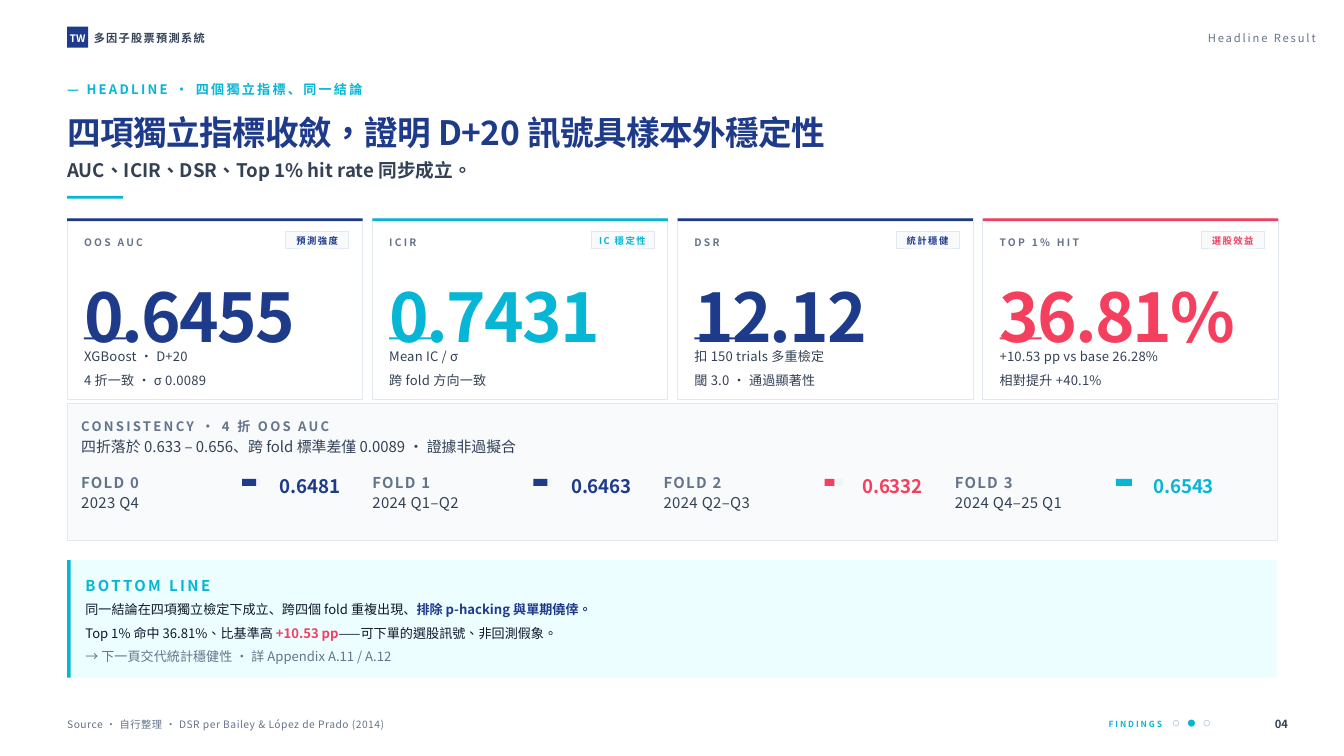
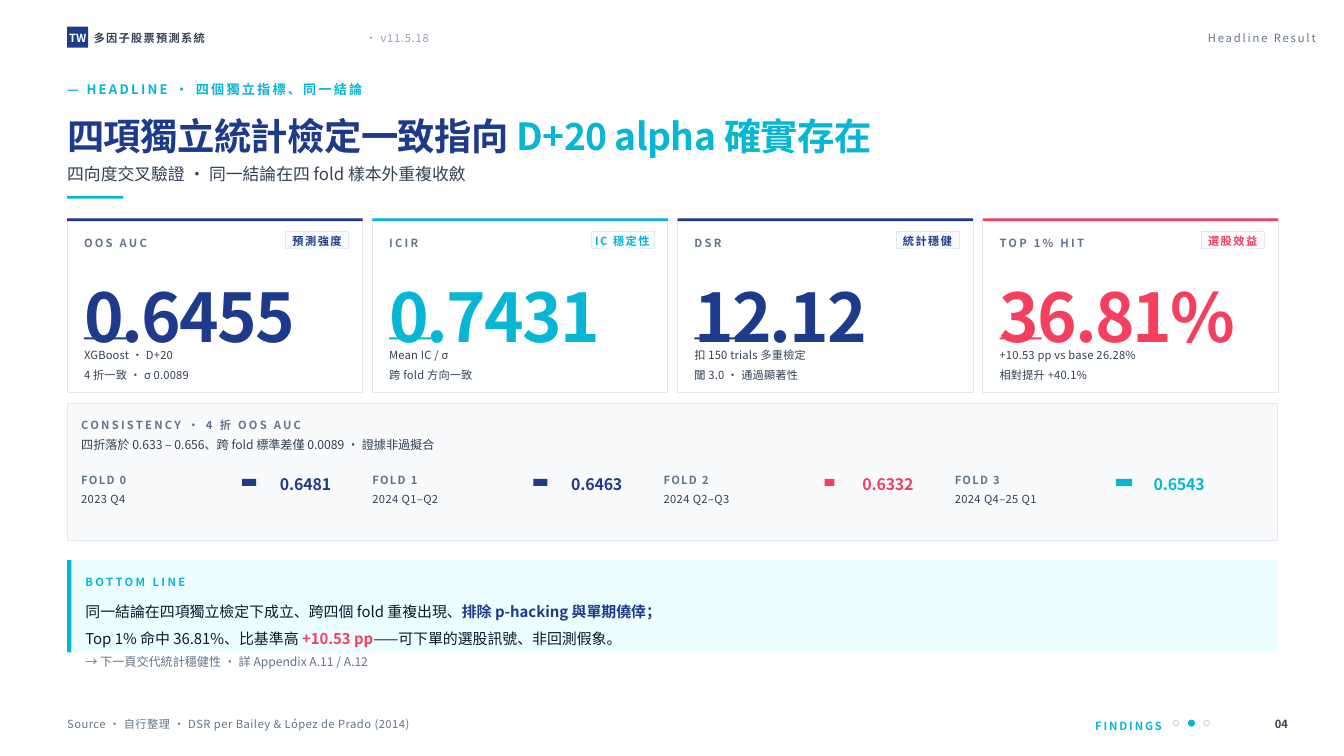
Before and after one commit to andychen050229-cell/taiwan-stock-multifactor, a slide deck: slide 4 of 台股多因子預測系統_v11.5.18_課堂簡報.pptx. Drawn at 1344x756 pixels with LibreOffice and Linux fonts; fonts in the diff are those of the drawing. Boxes give left, top, right and bottom in pixels: in the first picture for what was removed or moved away, otherwise in the second. Text is boxed around its words. In the diff, an @@ line names an element or a change of style, - is before the commit and + after.

```diff
--- a/台股多因子預測系統_v11.5.18_課堂簡報.pptx
+++ b/台股多因子預測系統_v11.5.18_課堂簡報.pptx
@@ size 11 to 12 pt, font Noto Sans CJK SC to Noto Sans CJK TC in 6 elements at (84, 238, 147, 247), (389, 238, 418, 247), (694, 238, 721, 247), (1000, 238, 1084, 247), (67, 718, 410, 731), (69, 33, 86, 42) @@
@@ text added at (381, 34, 429, 42), 12 pt, text #94A3B8 @@
+· v11.5.18
@@ text at (67, 118, 872, 182): text changed; size 20 to 40 pt; font Noto Sans CJK SC to Noto Sans CJK TC @@
-四項獨立指標收斂，證明 D+20 訊號具樣本外穩定性
-AUC、ICIR、DSR、Top 1% hit rate 同步成立。
+四項獨立統計檢定一致指向 D+20 alpha 確實存在
+四向度交叉驗證 · 同一結論在四 fold 樣本外重複收斂
@@ rectangle: place and size @@
-rectangle at (67, 218, 363, 399)
+rectangle at (67, 218, 363, 392)
@@ rectangle: place and size @@
-rectangle at (372, 218, 668, 399)
+rectangle at (372, 218, 668, 392)
@@ rectangle: place and size @@
-rectangle at (677, 218, 973, 399)
+rectangle at (677, 218, 973, 392)
@@ rectangle: place and size @@
-rectangle at (982, 218, 1278, 399)
+rectangle at (982, 218, 1278, 392)
@@ size 10 to 12 pt, font Noto Sans CJK SC to Noto Sans CJK TC in 4 elements at (292, 235, 341, 246), (595, 235, 649, 246), (903, 233, 952, 248), (1208, 235, 1257, 246) @@
@@ font Noto Sans CJK SC to Noto Sans CJK TC in 5 elements at (87, 83, 362, 96), (84, 291, 295, 358), (389, 291, 600, 358), (694, 291, 867, 358), (1000, 291, 1236, 358) @@
@@ size 14 to 12 pt, font Noto Sans CJK SC to Noto Sans CJK TC in 5 elements at (84, 350, 189, 380), (389, 350, 472, 380), (694, 349, 806, 383), (1000, 350, 1135, 362), (81, 419, 301, 430) @@
@@ text "四折落於 0.633 – 0.656、跨 fold ..." at (81, 439, 435, 450): size 16 to 13 pt, font Noto Sans CJK SC to Noto Sans CJK TC @@
@@ size 16 to 12 pt, font Noto Sans CJK SC to Noto Sans CJK TC in 9 elements at (85, 577, 186, 586), (81, 494, 125, 505), (955, 494, 1037, 505), (372, 494, 439, 505), (664, 494, 730, 505), (81, 475, 127, 484), (372, 475, 418, 484), (664, 475, 709, 484), (955, 475, 1000, 484) @@
@@ size 20 to 17 pt, font Noto Sans CJK SC to Noto Sans CJK TC in 4 elements at (280, 478, 331, 490), (571, 478, 622, 490), (862, 478, 913, 490), (1154, 478, 1205, 491) @@
@@ rectangle: place and size @@
-rectangle at (67, 560, 1277, 677)
+rectangle at (67, 560, 1277, 653)
@@ rectangle: place and size @@
-rectangle at (67, 560, 71, 677)
+rectangle at (67, 560, 71, 653)
@@ text at (85, 604, 661, 648): text changed; size 14 to 16 pt; font Noto Sans CJK SC to Noto Sans CJK TC @@
-同一結論在四項獨立檢定下成立、跨四個 fold 重複出現、排除 p-hacking 與單期僥倖。
-Top 1% 命中 36.81%、比基準高 +10.53 pp——可下單的選股訊號、非回測假象。
+同一結論在四項獨立檢定下成立、跨四個 fold 重複出現、排除 p-hacking 與單期僥倖；
+Top 1% 命中 36.81%、比基準高 +10.53 pp——可下單的選股訊號、非回測假象。
@@ text at (100, 656, 368, 669): size 14 to 13 pt, font Noto Sans CJK SC to Noto Sans CJK TC in "→ 下一頁交代統計穩健性 · 詳 Appendix A.11 / ..." @@
@@ text "FINDINGS" at (1095, 721, 1162, 730): size 9 to 12 pt, font Noto Sans CJK SC to Noto Sans CJK TC @@
```
Also in this commit, not shown: 40 other slides changed, 44 other files.
